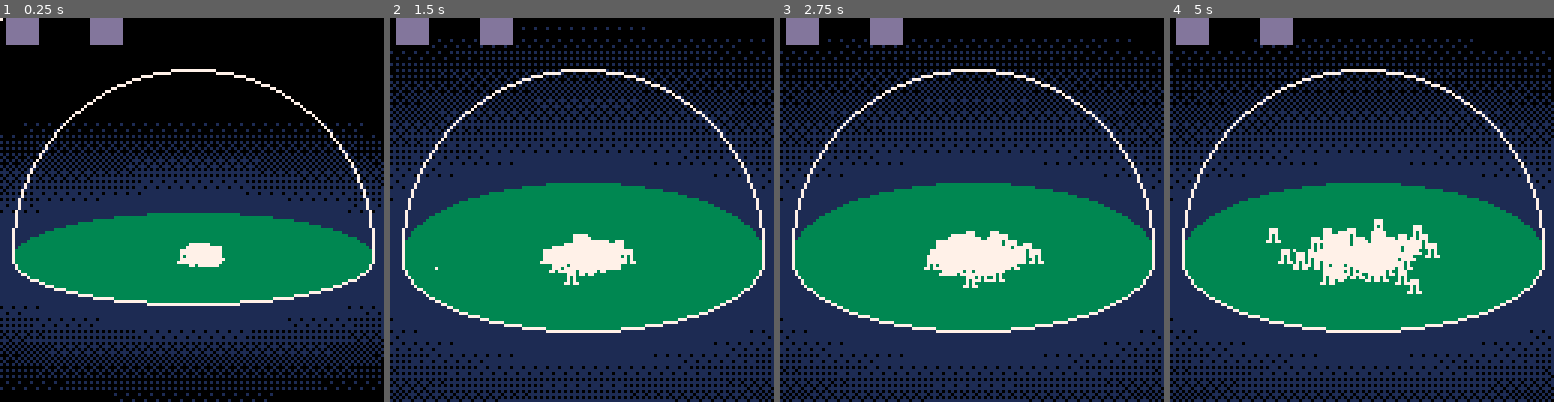
Above: before the commit, frames 1-4 (left to right).
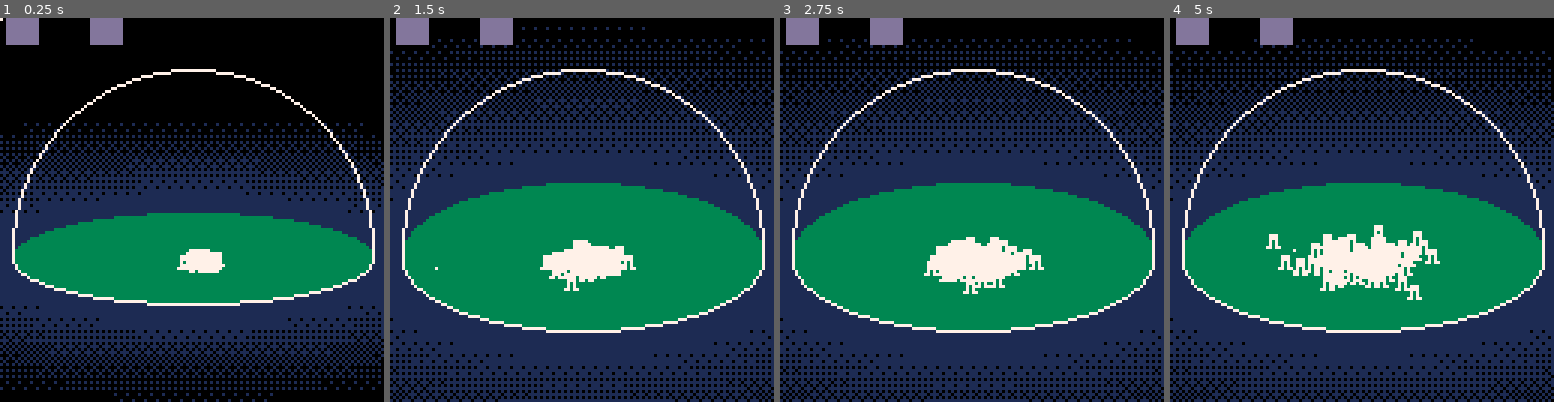
Above: after the commit, the same moments.

Repository: samuelhpratt/ggj2025
Game: PICO-8 cartridge game.p8
The game is run twice, just before and just after one commit, with the same random seed, the same clock (stepped at 60 frames per second) and the same inputs.
Inputs (mouse positions are in pixels of both pictures, inside the frame that each line leads up to):
- Up to frame 1 (0.25 s): no input
- Up to frame 2 (1.5 s): click (670, 121) at 0.67 s; click (436, 267) at 1.22 s
- Up to frame 3 (2.75 s): click (887, 114) at 1.77 s; click (952, 259) at 2.32 s
- Up to frame 4 (5 s): click (1404, 106) at 2.87 s; click (1465, 256) at 3.42 s; click (1231, 102) at 3.97 s; click (1292, 248) at 4.52 s

The runs differ from the first frame. In frame 1, 0.4% of the frame differs, in the area x 46-59%, y 58-67%; in frame 2, 0.8%; in frame 3, 1.0%; in frame 4, 1.8%, in the area x 25-71%, y 52-74%.

Commit message:
Anchored sprites

Diff:
--- a/game.p8
+++ b/game.p8
@@ -11,14 +11,14 @@
 poke(0x5F2D, 1) -- enable mouse
 
 __gfx__
+00000000000000000000000000000000000000000000000000000000000000000000000000000000000000000000000000000000000000000000000000000000
 00000000000000000000000000000000000000000000000000070700000000000000000000000000000000000000000000000000000000000000000000000000
-00000000000000000077700007777700000000000000000000777770000000000000000000aa0000000000000000000000000000000000000000000000000000
-0070070000000000007770000777770007777700000777000007770000000000000bb000000bb000000000000000000000000000000000000000000000000000
-0007700000088000007070000070700007777700000777000077777000000000000b0000000b0000000000000000000000000000000000000000000000000000
-0007700000088000007070000070700000707000000777000007770000bb000000bb000000bb0000000000000000000000000000000000000000000000000000
-00700700000000000770770007707700077077000077077000070700000b0000000b0000000b0000000000000000000000000000000000000000000000000000
-00000000000000000000000000000000000000000000000000770770000000000000000000000000000000000000000000000000000000000000000000000000
-00000000000000000000000000000000000000000000000000000000000000000000000000000000000000000000000000000000000000000000000000000000
+00700700000000000000000000000000000000000000000000777770000000000000000000000000000000000000000000000000000000000000000000000000
+00077000000000000077700007777700000000000000000000077700000000000000000000aa0000000000000000000000000000000000000000000000000000
+0007700000000000007770000777770007777700000777000077777000000000000bb000000bb000000000000000000000000000000000000000000000000000
+0070070000000000007070000070700007777700000777000007770000000000000b0000000b0000000000000000000000000000000000000000000000000000
+0000000000088000007070000070700000707000000777000007070000bb000000bb000000bb0000000000000000000000000000000000000000000000000000
+00000000000880000770770007707700077077000077077000770770000b0000000b0000000b0000000000000000000000000000000000000000000000000000
 00000000000000000000000000000000000000000000000000000000000000000000000000000000000000000000000000000000000000000000000000000000
 00000000006666600000000000000000000000000000000000000000000000000000000000000000000000000000000000000000000000000000000000000000
 00000000066006000000000000000000000000000000000000000000000000000000000000000000000000000000000000000000000000000000000000000000
